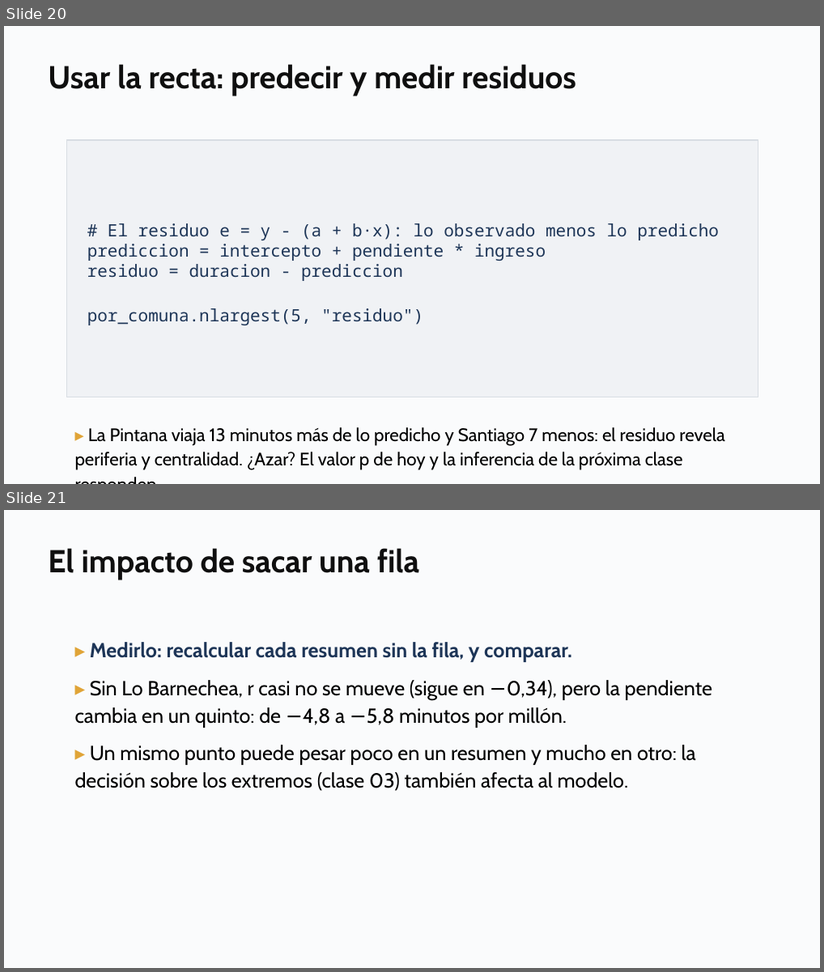
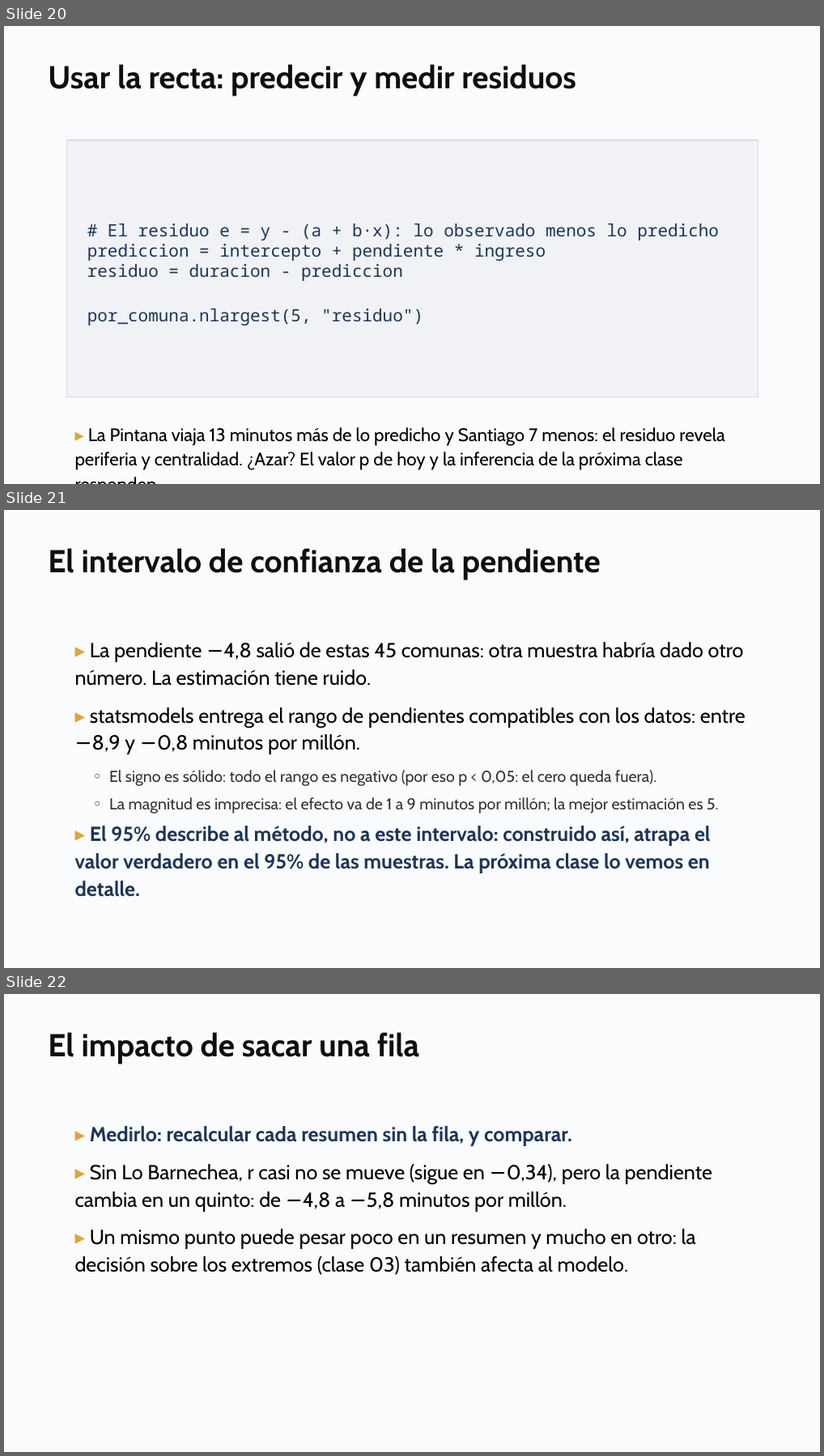
Before and after one commit to daniopitz/cienciadatos, a slide deck: presentaciones/clase04_regresion.pptx. Shown one above the other, each under a label of ours: slides 20 and 21 before the commit, slides 20, 21 and 22 after it. The pictures are 824x972 and 824x1456 pixels, drawn with LibreOffice and Linux fonts; fonts in the diff are those of the drawing. Boxes give left, top, right and bottom in pixels: in the first picture for what was removed or moved away, otherwise in the second. Text is boxed around its words. In the diff, an @@ line names an element or a change of style, - is before the commit and + after.

```diff
--- a/presentaciones/clase04_regresion.pptx
+++ b/presentaciones/clase04_regresion.pptx
@@ slide 21 added at (4,510,820,968), background #FFFFFF @@
@@ rectangle added at (4,510,820,968), fill #FAFBFC @@
@@ text added at (48,548,601,580), 28 pt, text #0F0F0F, bold @@
+El intervalo de confianza de la pendiente
@@ text added at (75,642,746,897), 18 pt, text #000000 @@
+▸ La pendiente −4,8 salió de estas 45 comunas: otra muestra habría dado otro número. La estimación tiene ruido.
+▸ statsmodels entrega el rango de pendientes compatibles con los datos: entre −8,9 y −0,8 minutos por millón.
+◦ El signo es sólido: todo el rango es negativo (por eso p < 0,05: el cero queda fuera).
+◦ La magnitud es imprecisa: el efecto va de 1 a 9 minutos por millón; la mejor estimación es 5.
+▸ El 95% describe al método, no a este intervalo: construido así, atrapa el valor verdadero en el 95% de las muestras. La próxima clase lo vemos en detalle.
@@ what was slide 21 is now slide 22 @@
```
Also in this commit, not shown: 1 slide changed, 2 other files.
